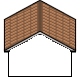
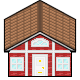
Comparing the layer stacks of the two 80x80 images. Changes:
added group "Casa" with 4 layers over [left=9, top=35, right=71, bottom=76]
showed "Layer 2", moved it into group "Casa" over [left=9, top=35, right=71, bottom=76]
showed "Layer 14", moved it into group "Casa" over [left=9, top=38, right=71, bottom=76]
moved "Layer 15" into group "Casa" over [left=11, top=35, right=69, bottom=50]
moved "Layer 0" into group "Casa" over [left=9, top=35, right=71, bottom=76]
